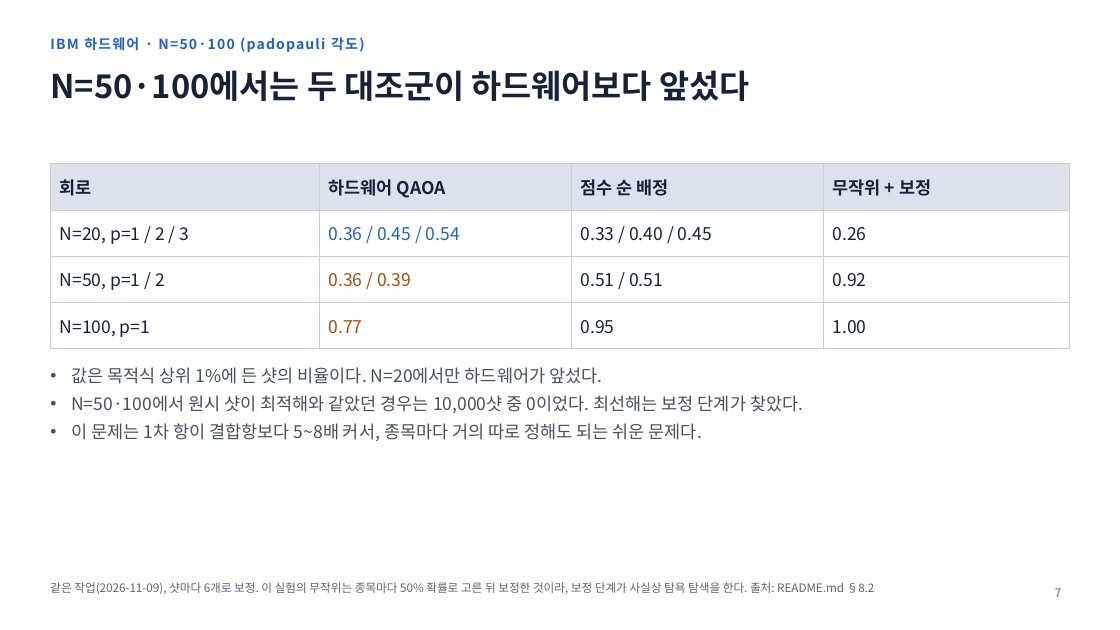
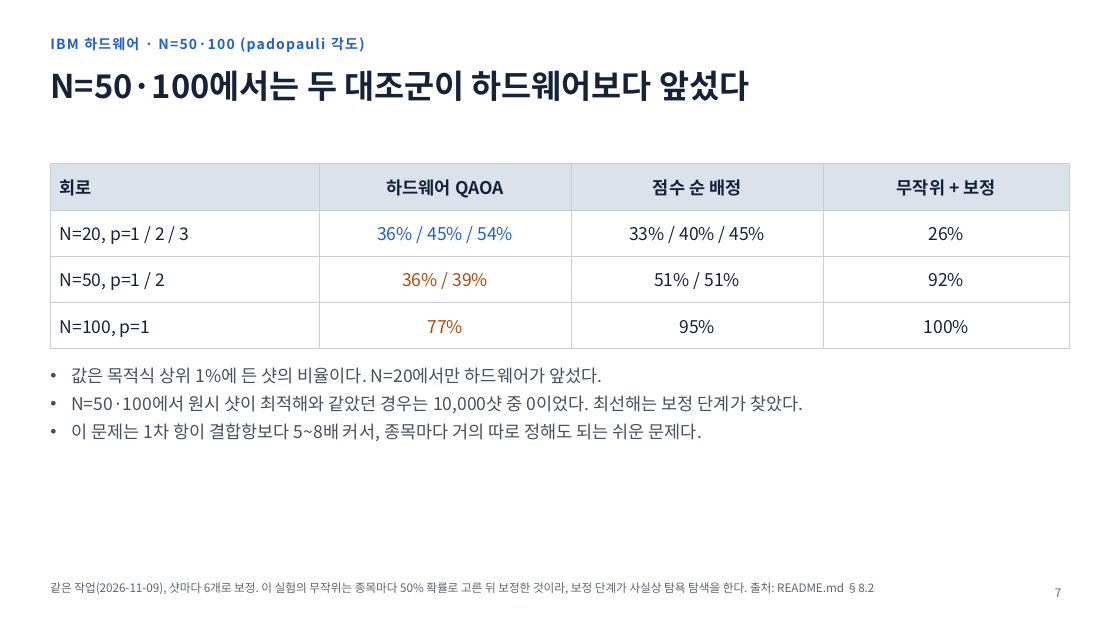
Before and after one commit to 202155570/norma-qaoa, a slide deck: slide 7 of docs/qaoa_vs_baselines_2026-11-24.pptx. Drawn at 1120x630 pixels with LibreOffice and Linux fonts; fonts in the diff are those of the drawing. Boxes give left, top, right and bottom in pixels: in the first picture for what was removed or moved away, otherwise in the second. Text is boxed around its words. In the diff, an @@ line names an element or a change of style, - is before the commit and + after.

```diff
--- a/docs/qaoa_vs_baselines_2026-11-24.pptx
+++ b/docs/qaoa_vs_baselines_2026-11-24.pptx
@@ table at <box>50,164,1070,341</box> @@
-row 2: N=20, p=1 / 2 / 3 | 0.36 / 0.45 / 0.54 | 0.33 / 0.40 / 0.45 | 0.26
+row 2: N=20, p=1 / 2 / 3 | 36% / 45% / 54% | 33% / 40% / 45% | 26%
-row 3: N=50, p=1 / 2 | 0.36 / 0.39 | 0.51 / 0.51 | 0.92
+row 3: N=50, p=1 / 2 | 36% / 39% | 51% / 51% | 92%
-row 4: N=100, p=1 | 0.77 | 0.95 | 1.00
+row 4: N=100, p=1 | 77% | 95% | 100%
@@ alignment left to centre @@
```
Also in this commit, not shown: 3 other slides changed, 9 other files.
